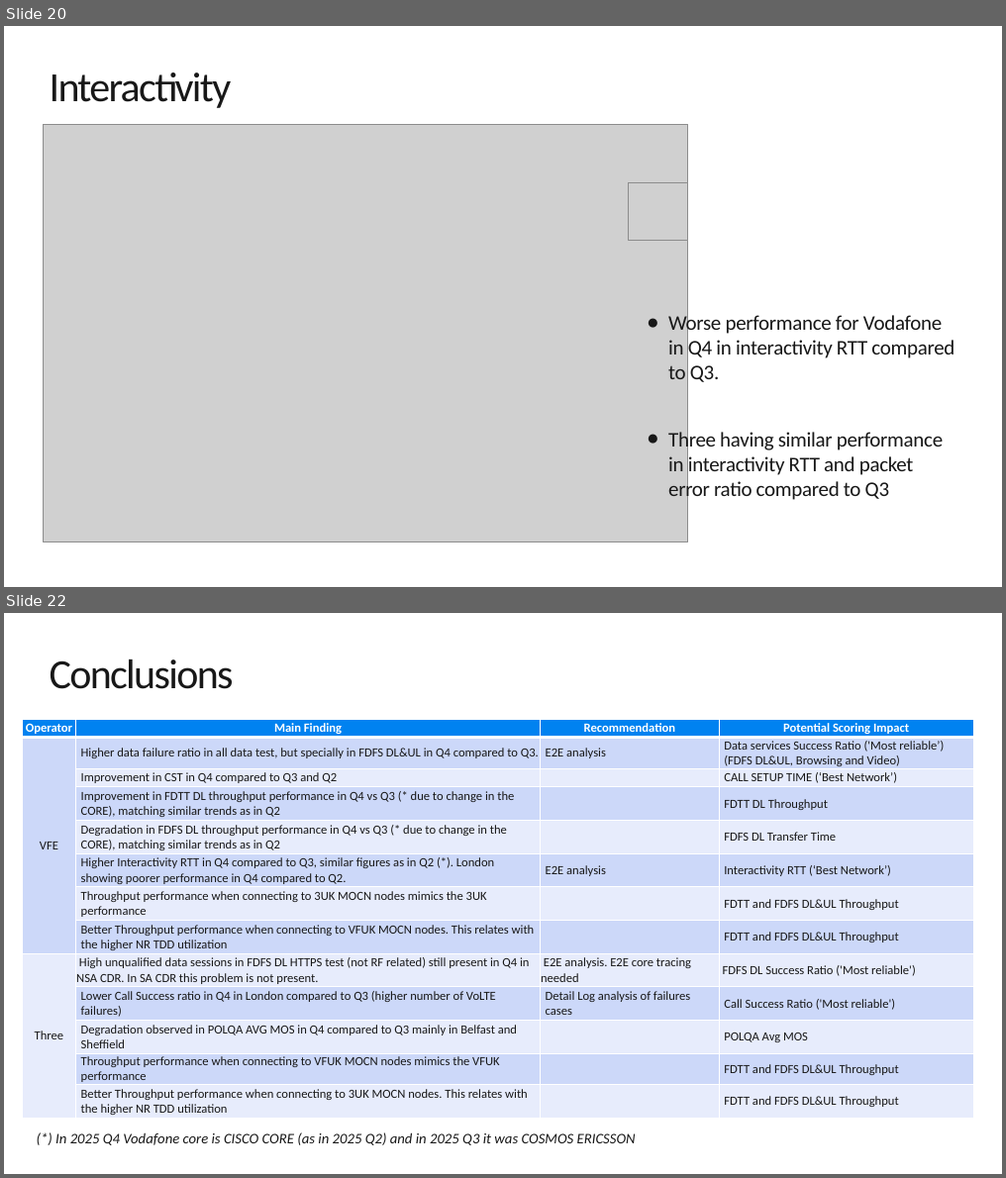
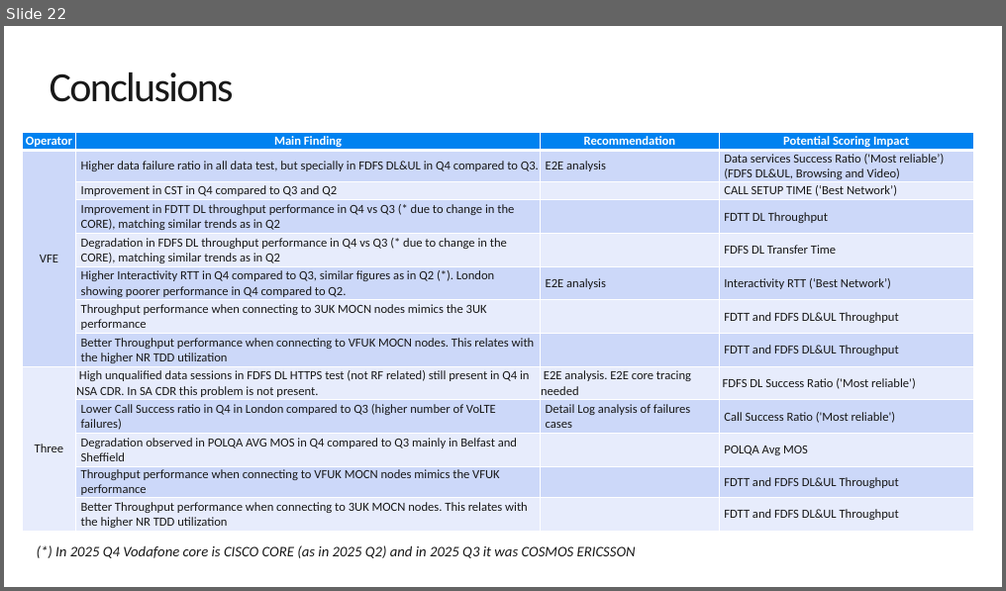
Before and after one commit to jaimetur/DashboardAnalytic, a slide deck: assets/templates/Template_CDR_NSA_analysis.pptx. Shown one above the other, each under a label of ours: slides 20 and 22 before the commit, slide 22 after it; the slides between them are not shown. The pictures are 1006x1178 and 1006x591 pixels, drawn with LibreOffice and Linux fonts; fonts in the diff are those of the drawing; grey boxes stand for pictures; background and template pictures are left out. Boxes give left, top, right and bottom in pixels: in the first picture for what was removed or moved away, otherwise in the second. Text is boxed around its words. In the diff, an @@ line names an element or a change of style, - is before the commit and + after.

```diff
--- a/assets/templates/Template_CDR_NSA_analysis.pptx
+++ b/assets/templates/Template_CDR_NSA_analysis.pptx
@@ slide 20 removed at (4, 26, 1002, 587), background #FFFFFF @@
@@ title removed at (50, 73, 232, 108) @@
-Interactivity
@@ picture removed at (43, 124, 687, 543) @@
@@ picture removed at (629, 182, 688, 241) @@
@@ text removed at (668, 312, 954, 503) @@
-● Worse performance for Vodafone in Q4 in interactivity RTT compared to Q3.
-● Three having similar performance in interactivity RTT and packet error ratio compared to Q3
```
Also in this commit, not shown: 9 slides changed, 5 slides added, 4 other slides removed, 1 other file.
